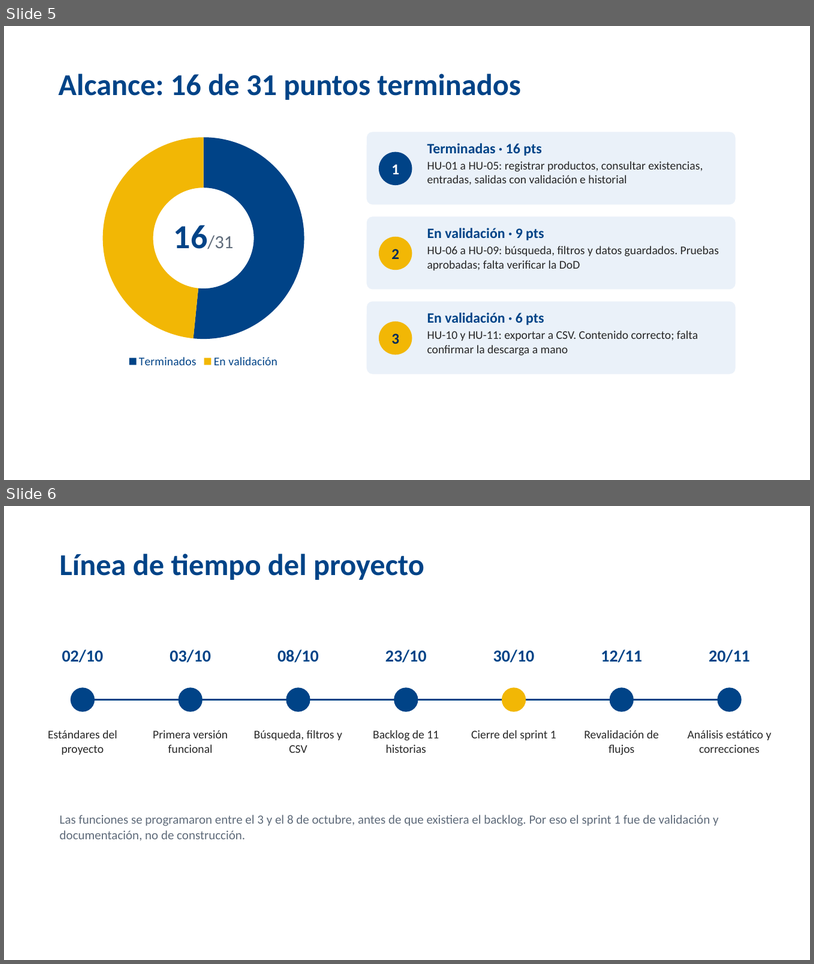
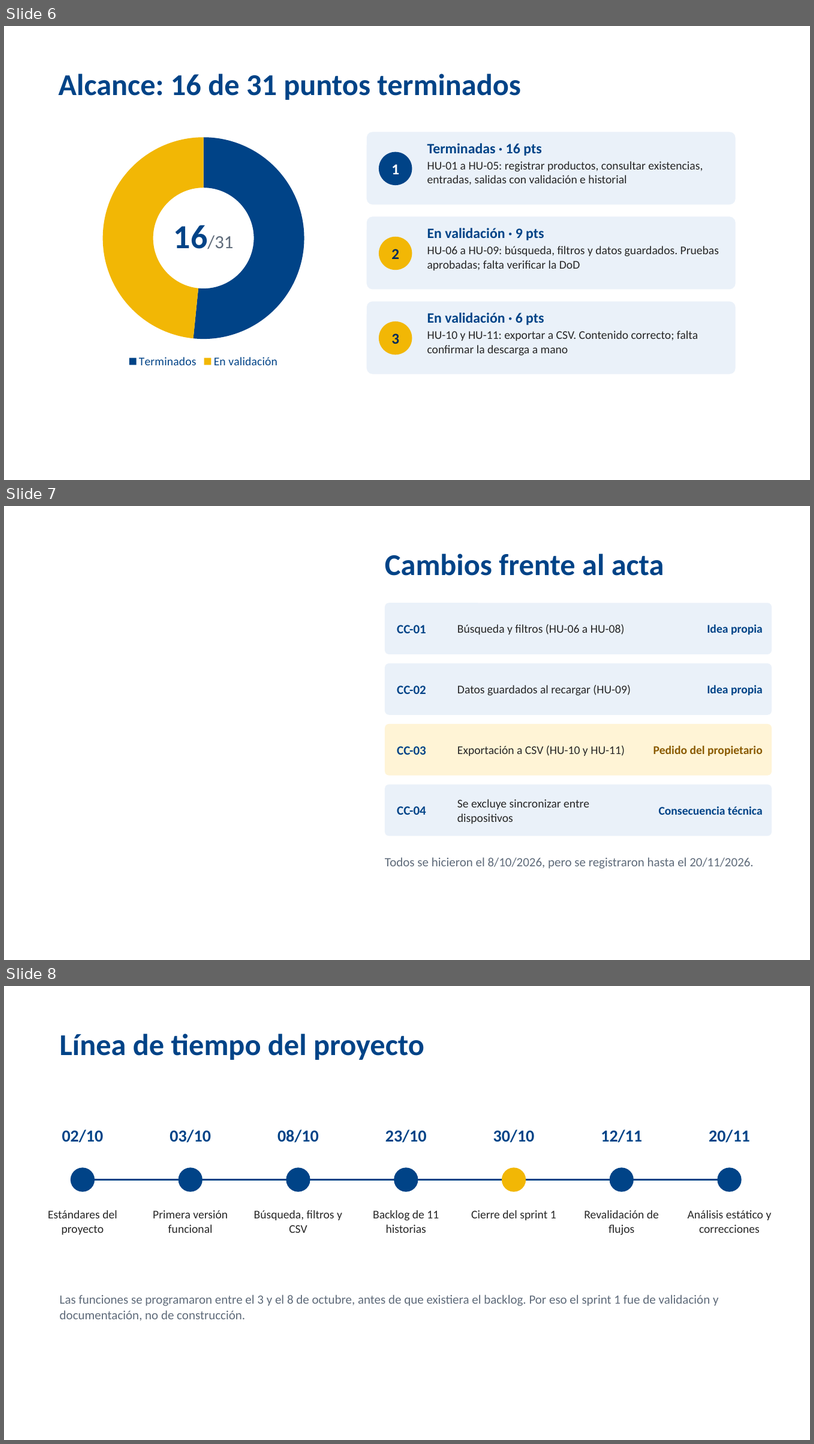
Before and after one commit to steveenbaez1-collab/ProyectoPapeler-a, a slide deck: docs/entrega-final/Sustentacion_Inventario_Papeleria.pptx. Shown one above the other, each under a label of ours: slides 5 and 6 before the commit, slides 6, 7 and 8 after it. The pictures are 814x964 and 814x1444 pixels, drawn with LibreOffice and Linux fonts; fonts in the diff are those of the drawing; background and template pictures are left out. Boxes give left, top, right and bottom in pixels: in the first picture for what was removed or moved away, otherwise in the second. Text is boxed around its words. In the diff, an @@ line names an element or a change of style, - is before the commit and + after.

```diff
--- a/docs/entrega-final/Sustentacion_Inventario_Papeleria.pptx
+++ b/docs/entrega-final/Sustentacion_Inventario_Papeleria.pptx
@@ slide 7 added at [4, 506, 810, 960], background #FFFFFF @@
@@ text added at [385, 553, 665, 576], 36 pt, text #004387, bold @@
+Cambios frente al acta
@@ rounded rectangle added at [385, 603, 772, 654], fill #EAF1F9 @@
@@ text added at [397, 625, 426, 633], 15 pt, text #004387, bold @@
+CC-01
@@ text added at [458, 624, 625, 634], 14 pt, text #262626 @@
+Búsqueda y filtros (HU-06 a HU-08)
@@ text added at [707, 624, 763, 634], 14 pt, text #004387, bold @@
+Idea propia
@@ rounded rectangle added at [385, 663, 772, 715], fill #EAF1F9 @@
@@ text added at [397, 685, 426, 694], 15 pt, text #004387, bold @@
+CC-02
@@ text added at [458, 685, 631, 696], 14 pt, text #262626 @@
+Datos guardados al recargar (HU-09)
@@ text added at [707, 685, 763, 695], 14 pt, text #004387, bold @@
+Idea propia
@@ rounded rectangle added at [385, 724, 772, 775], fill #FFF4D6 @@
@@ text added at [397, 746, 426, 754], 15 pt, text #004387, bold @@
+CC-03
@@ text added at [458, 745, 625, 756], 14 pt, text #262626 @@
+Exportación a CSV (HU-10 y HU-11)
@@ text added at [654, 745, 763, 756], 14 pt, text #8A5A00, bold @@
+Pedido del propietario
@@ rounded rectangle added at [385, 784, 772, 835], fill #EAF1F9 @@
@@ text added at [397, 806, 426, 814], 15 pt, text #004387, bold @@
+CC-04
@@ text added at [458, 799, 590, 823], 14 pt, text #262626 @@
+Se excluye sincronizar entre dispositivos
@@ text added at [659, 806, 763, 814], 14 pt, text #004387, bold @@
+Consecuencia técnica
@@ text added at [385, 857, 754, 868], 15 pt, text #5F6B7A @@
+Todos se hicieron el 8/10/2026, pero se registraron hasta el 20/11/2026.
@@ what was slide 5 is now slide 6 @@
@@ what was slide 6 is now slide 8 @@
```
Also in this commit, not shown: 4 slides changed, 2 other slides added.
